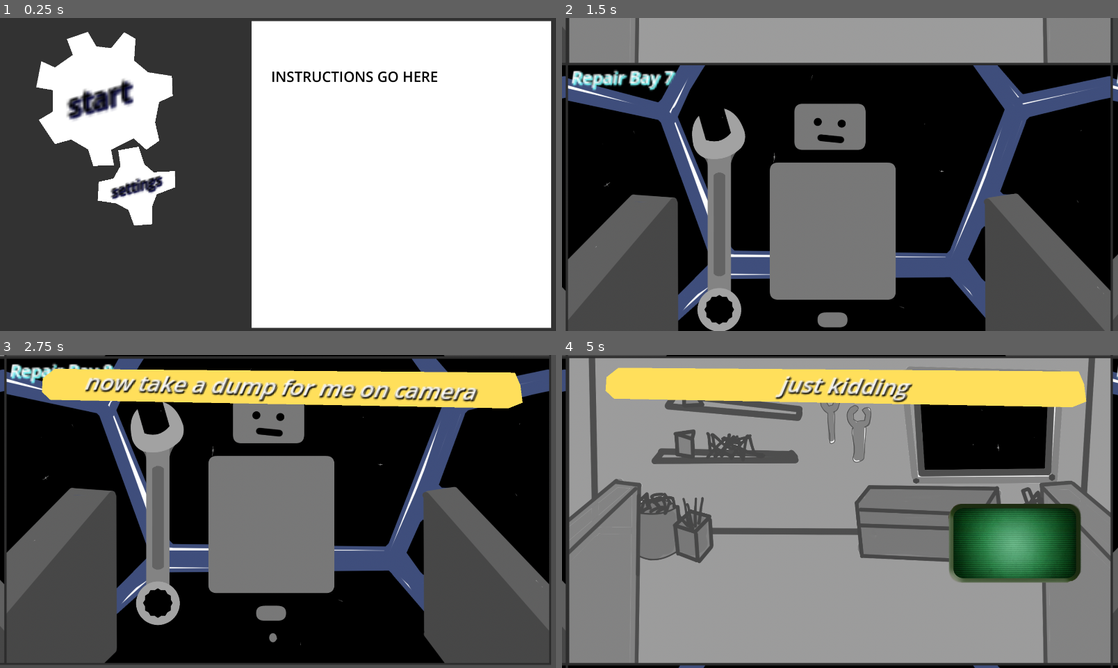
Above: before the commit, frames 1-4 (two rows, left to right).
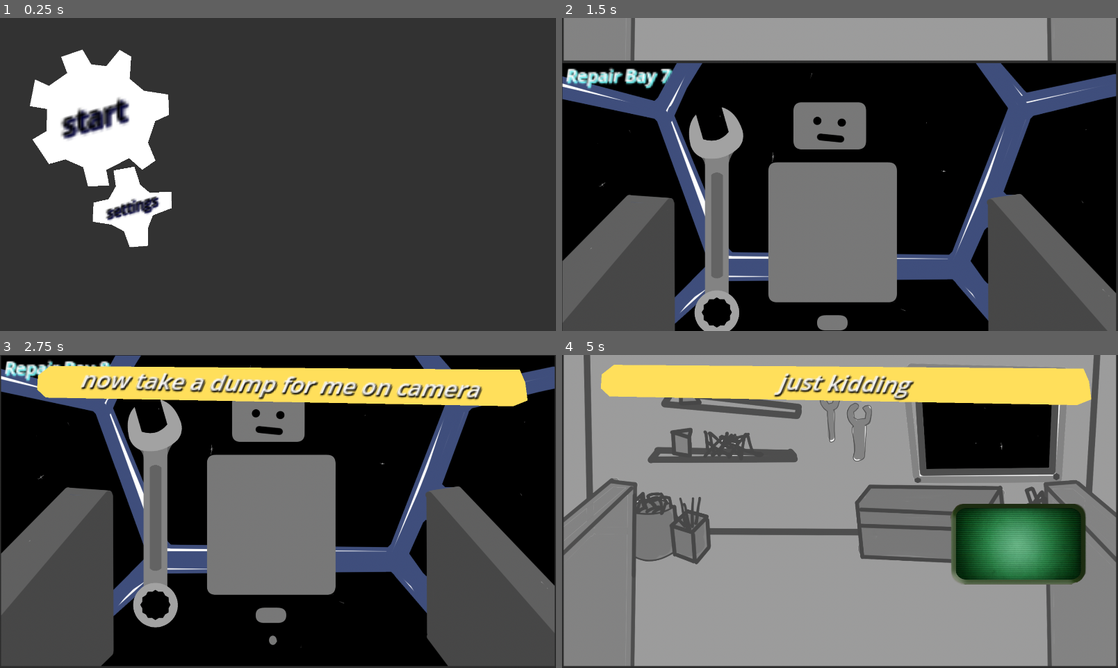
Above: after the commit, the same moments.

Repository: enderpyy/machina
Game: Godot game, scene res://scenes/root.tscn
The game is run twice, just before and just after one commit, with the same random seed, the same clock (stepped at 60 frames per second) and the same inputs.
Inputs (mouse positions are in pixels of both pictures, inside the frame that each line leads up to):
- Up to frame 1 (0.25 s): no input
- Up to frame 2 (1.5 s): tap Enter at 0.5 s; move the mouse to (667, 99) at 0.52 s; press the mouse at (667, 99) at 0.53 s; hold Right (right) 0.53-1.28 s; move the mouse to (701, 187) at 1.27 s; release the mouse at (701, 187) at 1.28 s; hold Down (down) from 1.28 s (still down); click (701, 187) at 1.35 s
- Up to frame 3 (2.75 s): move the mouse to (333, 442) at 2.02 s; release Down (down) at 2.03 s; press the mouse at (333, 442) at 2.03 s; hold Right (right) from 2.03 s (still down)
- Up to frame 4 (5 s): move the mouse to (812, 574) at 2.77 s; release Right (right) at 2.78 s; release the mouse at (812, 574) at 2.78 s; hold Up (up) 2.78-3.53 s; click (812, 574) at 2.85 s; move the mouse to (1006, 558) at 3.52 s; press the mouse at (1006, 558) at 3.53 s; hold A (left) from 3.53 s (still down); move the mouse to (673, 464) at 4.27 s; release the mouse at (673, 464) at 4.28 s; click (673, 464) at 4.35 s

The runs differ from the first frame. In frame 1, 60% of the frame differs, in the area x 5-100%, y 0-100%; in frame 2, 11%; in frame 3, 15%; in frame 4, 17%.

Commit message:
main menu finished

Diff:
--- a/machina/scenes/main_menu.tscn
+++ b/machina/scenes/main_menu.tscn
@@ -64,49 +64,37 @@
 resource_name = "settings"
 tracks/0/type = "value"
 tracks/0/imported = false
-tracks/0/enabled = false
-tracks/0/path = NodePath(".:modulate")
+tracks/0/enabled = true
+tracks/0/path = NodePath("ButtonArea:rotation")
 tracks/0/interp = 1
 tracks/0/loop_wrap = true
 tracks/0/keys = {
-"times": PackedFloat32Array(0, 0.933333),
-"transitions": PackedFloat32Array(1, 1),
+"times": PackedFloat32Array(0, 1),
+"transitions": PackedFloat32Array(2.14355, 2.46229),
 "update": 0,
-"values": [Color(1, 1, 1, 1), Color(1, 1, 1, 0)]
+"values": [0.0, 1.96]
 }
 tracks/1/type = "value"
 tracks/1/imported = false
 tracks/1/enabled = true
-tracks/1/path = NodePath("ButtonArea:rotation")
+tracks/1/path = NodePath("Settings Button:rotation")
 tracks/1/interp = 1
 tracks/1/loop_wrap = true
 tracks/1/keys = {
 "times": PackedFloat32Array(0, 1),
-"transitions": PackedFloat32Array(2.14355, 2.46229),
+"transitions": PackedFloat32Array(2.14, 2.46),
 "update": 0,
-"values": [0.0, 1.36136]
+"values": [0.0, -3.35452]
 }
 tracks/2/type = "value"
 tracks/2/imported = false
 tracks/2/enabled = true
-tracks/2/path = NodePath("Settings Button:rotation")
+tracks/2/path = NodePath("Settings:position")
 tracks/2/interp = 1
 tracks/2/loop_wrap = true
 tracks/2/keys = {
 "times": PackedFloat32Array(0, 1),
-"transitions": PackedFloat32Array(2.14, 2.46),
-"update": 0,
-"values": [0.0, -1.36136]
-}
-tracks/3/type = "value"
-tracks/3/imported = false
-tracks/3/enabled = true
-tracks/3/path = NodePath("Settings:position")
-tracks/3/interp = 1
-tracks/3/loop_wrap = true
-tracks/3/keys = {
-"times": PackedFloat32Array(0, 1),
-"transitions": PackedFloat32Array(1, 1),
+"transitions": PackedFloat32Array(2.14, 1),
 "update": 0,
 "values": [Vector2(1920, 0), Vector2(867, 0)]
 }
@@ -131,11 +119,11 @@
 }
 
 [node name="ButtonArea" parent="." instance=ExtResource("2_bqqt6")]
-position = Vector2(346, 273)
+position = Vector2(341, 344)
 
 [node name="CollisionPolygon2D" type="CollisionPolygon2D" parent="ButtonArea"]
 position = Vector2(21, 5)
-polygon = PackedVector2Array(84, 135, 129, 175, 175, 143, 160, 79, 174, 7, 222, -15, 219, -85, 135, -98, 86, -139, 91, -216, 51, -239, 5, -183, -47, -189, -77, -240, -151, -215, -130, -159, -193, -115, -241, -137, -259, -45, -200, -35, -201, 41, -250, 70, -193, 155, -136, 139, -76, 174, -58, 232, 15, 229, 5, 175)
+polygon = PackedVector2Array(84, 135, 129, 175, 175, 143, 149, 81, 174, 7, 222, -15, 219, -85, 135, -98, 86, -139, 91, -216, 51, -239, 5, -183, -47, -189, -77, -240, -151, -215, -130, -159, -193, -115, -241, -137, -259, -45, -200, -35, -201, 41, -250, 70, -193, 155, -136, 139, -75, 166, -58, 232, 15, 229, 5, 175)
 
 [node name="Polygon2D" type="Polygon2D" parent="ButtonArea/CollisionPolygon2D"]
 script = ExtResource("2_ekxnf")
@@ -143,7 +131,7 @@
 [node name="Polygon2D2" type="Polygon2D" parent="ButtonArea/CollisionPolygon2D"]
 
 [node name="scale" type="Node2D" parent="."]
-position = Vector2(342, 284)
+position = Vector2(337, 355)
 rotation = -0.260054
 scale = Vector2(10, 10)
 skew = 0.251327
@@ -160,7 +148,7 @@
 metadata/_edit_use_anchors_ = true
 
 [node name="Settings Button" parent="." instance=ExtResource("2_bqqt6")]
-position = Vector2(461, 584)
+position = Vector2(456, 655)
 
 [node name="CollisionPolygon2D" type="CollisionPolygon2D" parent="Settings Button"]
 position = Vector2(131, 38)
@@ -170,7 +158,7 @@
 script = ExtResource("2_ekxnf")
 
 [node name="scale2" type="Node2D" parent="."]
-position = Vector2(458, 592)
+position = Vector2(453, 663)
 rotation = -0.260054
 scale = Vector2(6, 6)
 skew = 0.251327
@@ -198,8 +186,8 @@
 script = ExtResource("5_rtw2f")
 
 [node name="Settings" parent="." instance=ExtResource("6_rtw2f")]
-offset_left = 867.0
-offset_right = 867.0
+offset_left = 1920.0
+offset_right = 1920.0
 
 [connection signal="pressed" from="ButtonArea" to="." method="_on_start_pressed"]
 [connection signal="pressed" from="Settings Button" to="." method="_on_settings_button_pressed"]
--- a/machina/scenes/root.tscn
+++ b/machina/scenes/root.tscn
@@ -10,7 +10,6 @@
 
 [node name="Camera2D" type="Camera2D" parent="."]
 offset = Vector2(960, 540)
-zoom = Vector2(0.98, 0.98)
 
 [node name="Announcer" parent="Camera2D" instance=ExtResource("2_sqa0i")]
 z_index = 1
